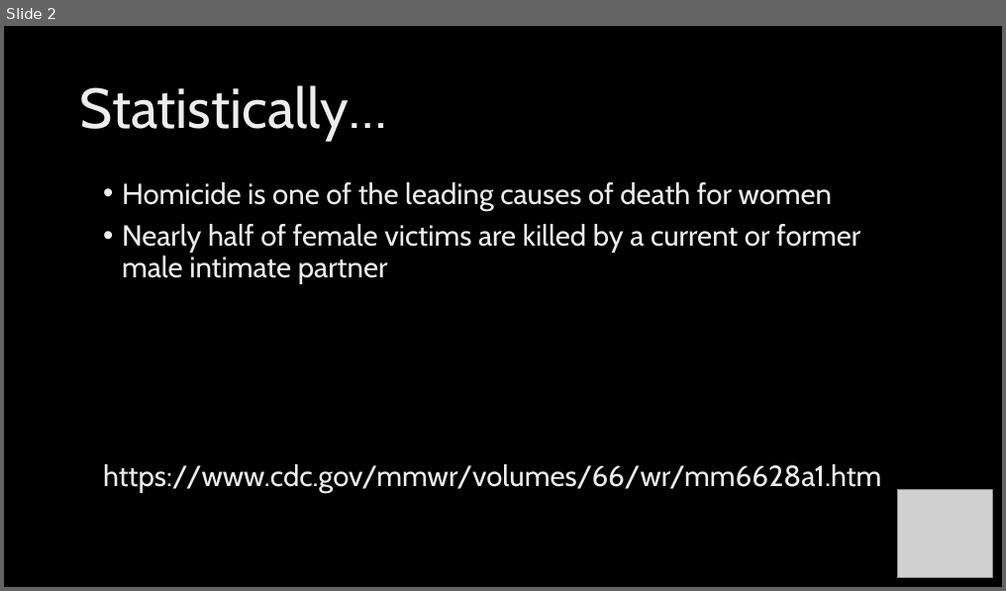
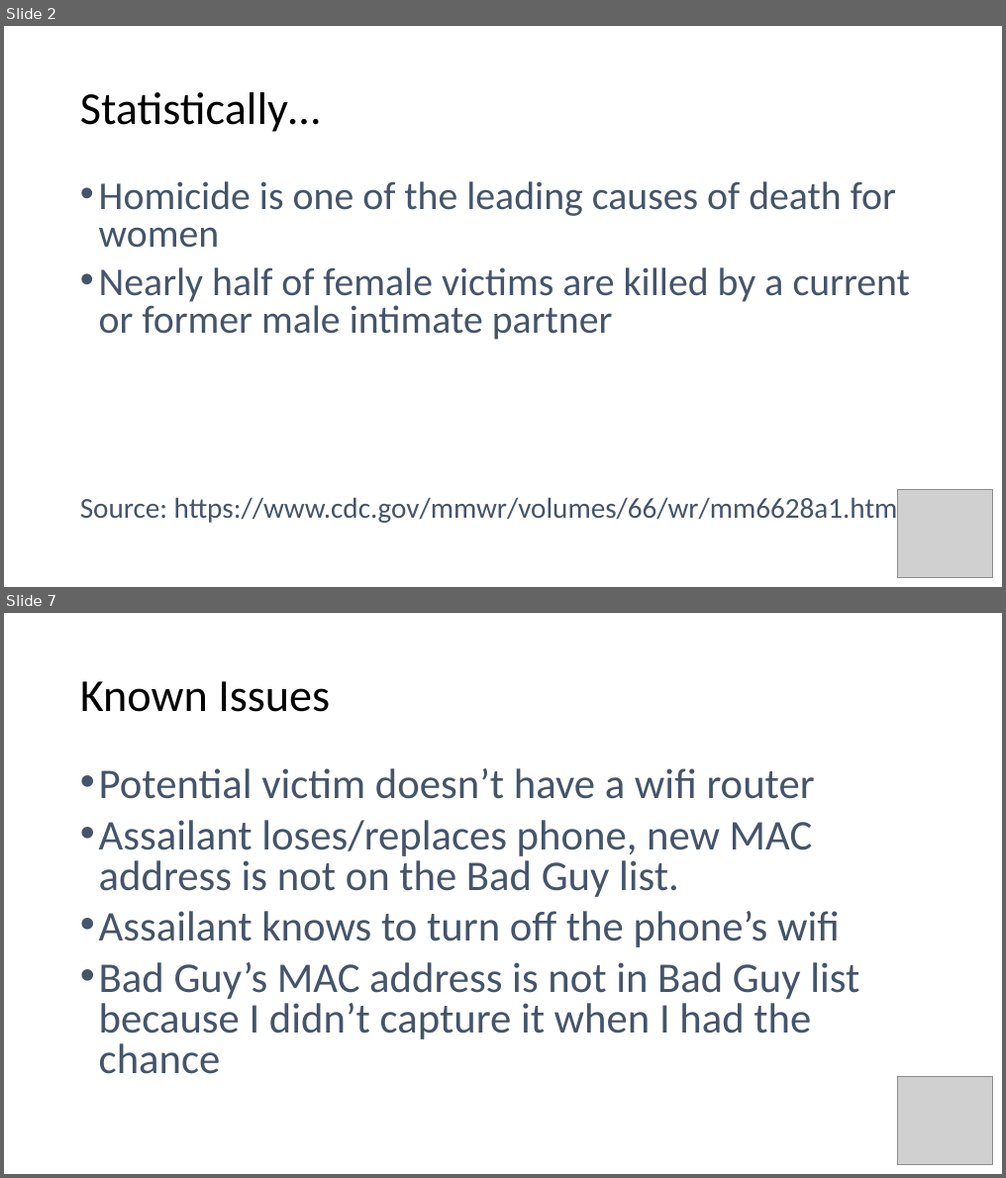
Before and after one commit to kjlyon/safe-house, a slide deck: IoT-Hackathon-presentation.pptx. Shown one above the other, each under a label of ours: slide 2 before the commit, slides 2 and 7 after it; the slides between them are not shown. The pictures are 1006x591 and 1006x1178 pixels, drawn with LibreOffice and Linux fonts; fonts in the diff are those of the drawing; grey boxes stand for pictures; background and template pictures are left out. Boxes give left, top, right and bottom in pixels: in the first picture for what was removed or moved away, otherwise in the second. Text is boxed around its words. In the diff, an @@ line names an element or a change of style, - is before the commit and + after.

```diff
--- a/IoT-Hackathon-presentation.pptx
+++ b/IoT-Hackathon-presentation.pptx
@@ slide 7 added at (4, 613, 1002, 1174), background #FFFFFF @@
@@ title added at (80, 681, 330, 712), 44 pt, text #000000 @@
+Known Issues
@@ text added at (99, 768, 859, 1074), 40.7 pt, text gradient #000000 to #44546A to #8497B0 to #FFFFFF @@
+• Potential victim doesn’t have a wifi router
+• Assailant loses/replaces phone, new MAC address is not on the Bad Guy list.
+• Assailant knows to turn off the phone’s wifi
+• Bad Guy’s MAC address is not in Bad Guy list because I didn’t capture it when I had the chance
@@ picture added at (898, 1077, 992, 1164) @@
@@ slide 2 changed as well @@
@@ background picture (left out) to #FFFFFF @@
@@ title "Statistically…" at (80, 92, 320, 132): size 54 to 44 pt, font Cabin to Calibri, text colour gradient #DEDEDE to #EDEDED to #FFFFFF to #000000 @@
@@ text "Homicide is one of the ...": place and size @@
-text "Homicide is one of the ..." at (103, 182, 881, 493)
+text "Homicide is one of the ..." at (80, 181, 911, 525)
@@ text at (99, 181, 911, 340): size 28 to 37.9 pt, font Cabin to Calibri, text colour gradient #DEDEDE to #EDEDED to #FFFFFF to gradient #000000 to #44546A to #8497B0 to #FFFFFF in "Homicide is one of the leading causes ...", "Nearly half of female victims are killed ..."; line spacing 0.9 to 0.8 @@
@@ text at (80, 493, 898, 525): text changed; size 28 to 27.8 pt; font Cabin to Calibri; text colour gradient #DEDEDE to #EDEDED to #FFFFFF to gradient #000000 to #44546A to #8497B0 to #FFFFFF @@
-https://www.cdc.gov/mmwr/volumes/66/wr/mm6628a1.htm
+Source: https://www.cdc.gov/mmwr/volumes/66/wr/mm6628a1.htm
```
Also in this commit, not shown: 2 other slides changed, 4 other slides added, 5 slides removed, 1 other file.
